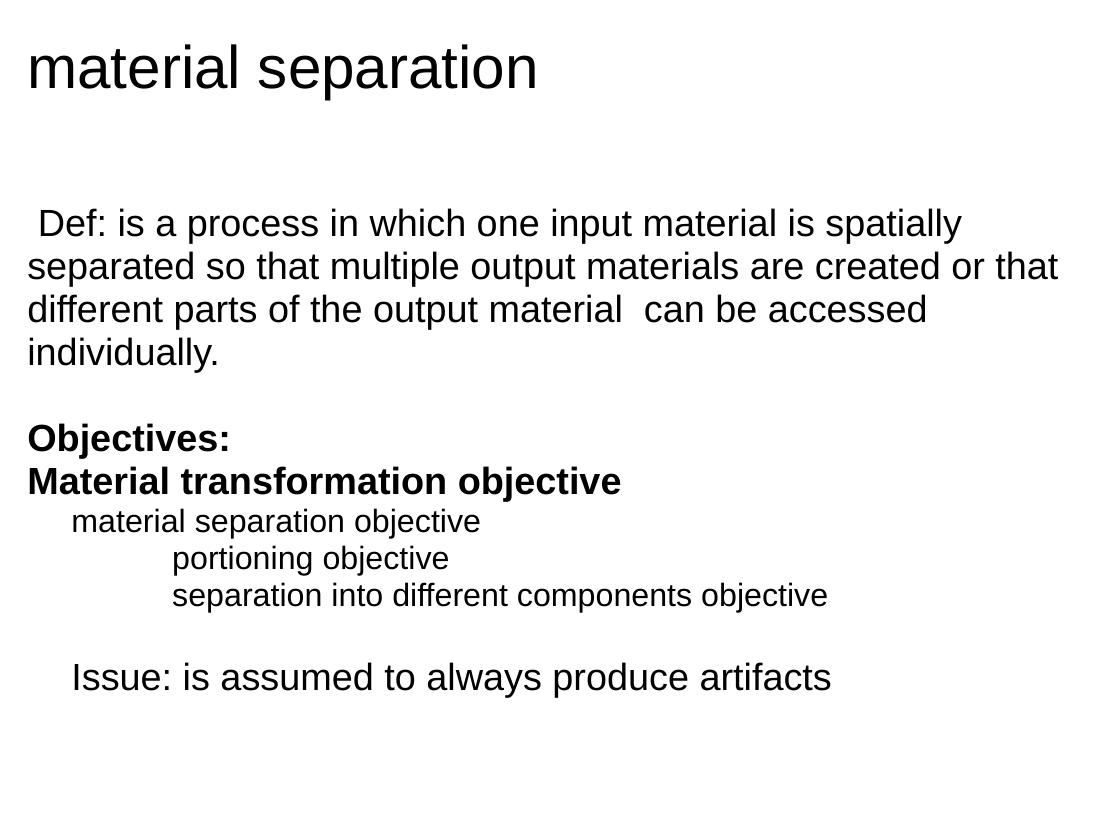
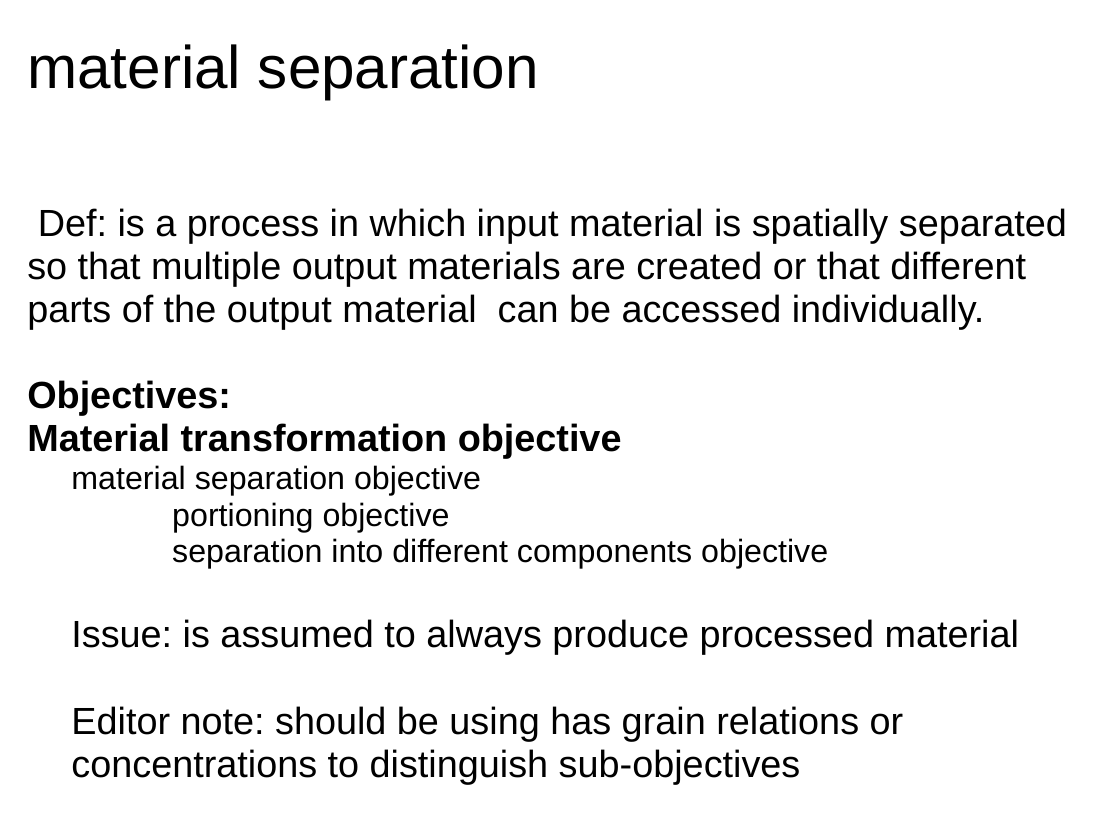
Before and after one commit to obi-ontology/obi-legacy-svn, a slide deck: slide 12 of trunk/docs/developer/PlanAndPlannedProcessDocs/Plans_and_Planned_Processes.ppt. Drawn at 1120x840 pixels with LibreOffice and Linux fonts; fonts in the diff are those of the drawing. Boxes give left, top, right and bottom in pixels: in the first picture for what was removed or moved away, otherwise in the second. Text is boxed around its words. In the diff, an @@ line names an element or a change of style, - is before the commit and + after.

```diff
--- a/trunk/docs/developer/PlanAndPlannedProcessDocs/Plans_and_Planned_Processes.ppt
+++ b/trunk/docs/developer/PlanAndPlannedProcessDocs/Plans_and_Planned_Processes.ppt
@@ text at (27,208,1067,329): text changed @@
-Def: is a process in which one input material is spatially separated so that multiple output materials are created or that different parts of the output material can be accessed individually.
+Def: is a process in which input material is spatially separated so that multiple output materials are created or that different parts of the output material can be accessed individually.
@@ text at (71,619,1019,784): text changed @@
-Issue: is assumed to always produce artifacts
+Issue: is assumed to always produce processed material
+Editor note: should be using has grain relations or concentrations to distinguish sub-objectives
```
Also in this commit, not shown: 10 other slides changed.
